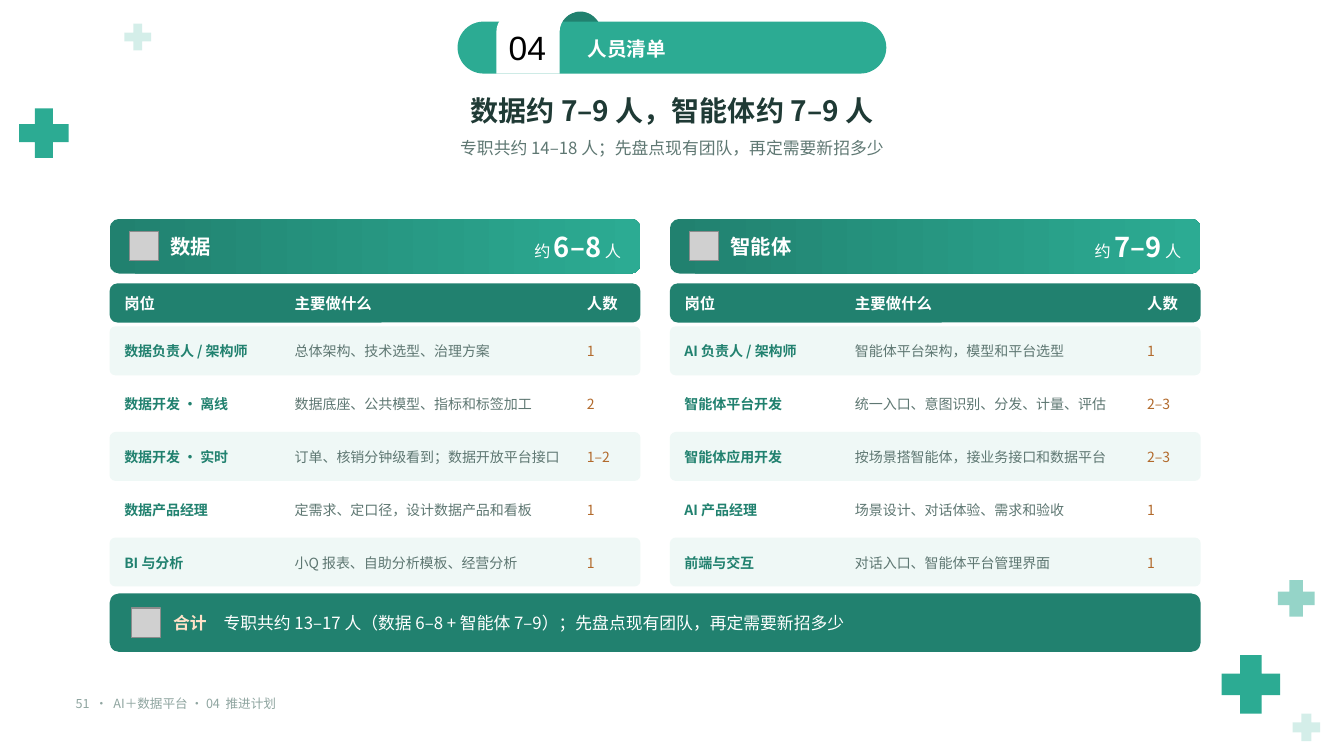
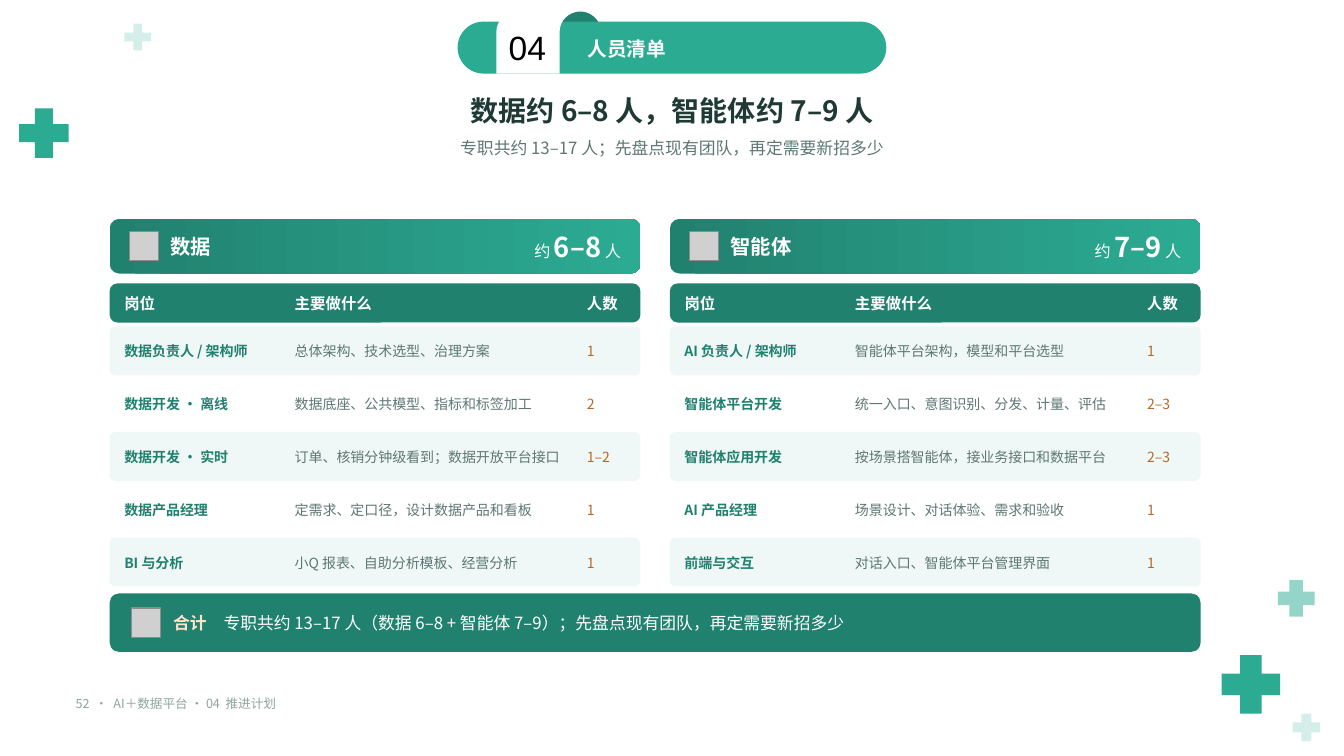
Before and after one commit to keanying/relevance, a slide deck: slide 52 of AI＋数据平台_老板汇报_明细版.pptx (slide 51 before the commit). Drawn at 1344x756 pixels with LibreOffice and Linux fonts; fonts in the diff are those of the drawing; grey boxes stand for pictures; background and template pictures are left out. Boxes give left, top, right and bottom in pixels: in the first picture for what was removed or moved away, otherwise in the second. Text is boxed around its words. In the diff, an @@ line names an element or a change of style, - is before the commit and + after.

```diff
--- a/AI＋数据平台_老板汇报_明细版.pptx
+++ b/AI＋数据平台_老板汇报_明细版.pptx
@@ text at bbox=[471, 97, 873, 125]: text changed @@
-数据约 7–9 人，智能体约 7–9 人
+数据约 6–8 人，智能体约 7–9 人
@@ text at bbox=[460, 140, 883, 157]: text changed @@
-专职共约 14–18 人；先盘点现有团队，再定需要新招多少
+专职共约 13–17 人；先盘点现有团队，再定需要新招多少
@@ text at bbox=[76, 697, 276, 709]: text changed @@
-51 · AI＋数据平台 · 04 推进计划
+52 · AI＋数据平台 · 04 推进计划
```
Also in this commit, not shown: 44 other slides changed, 1 slide added.
